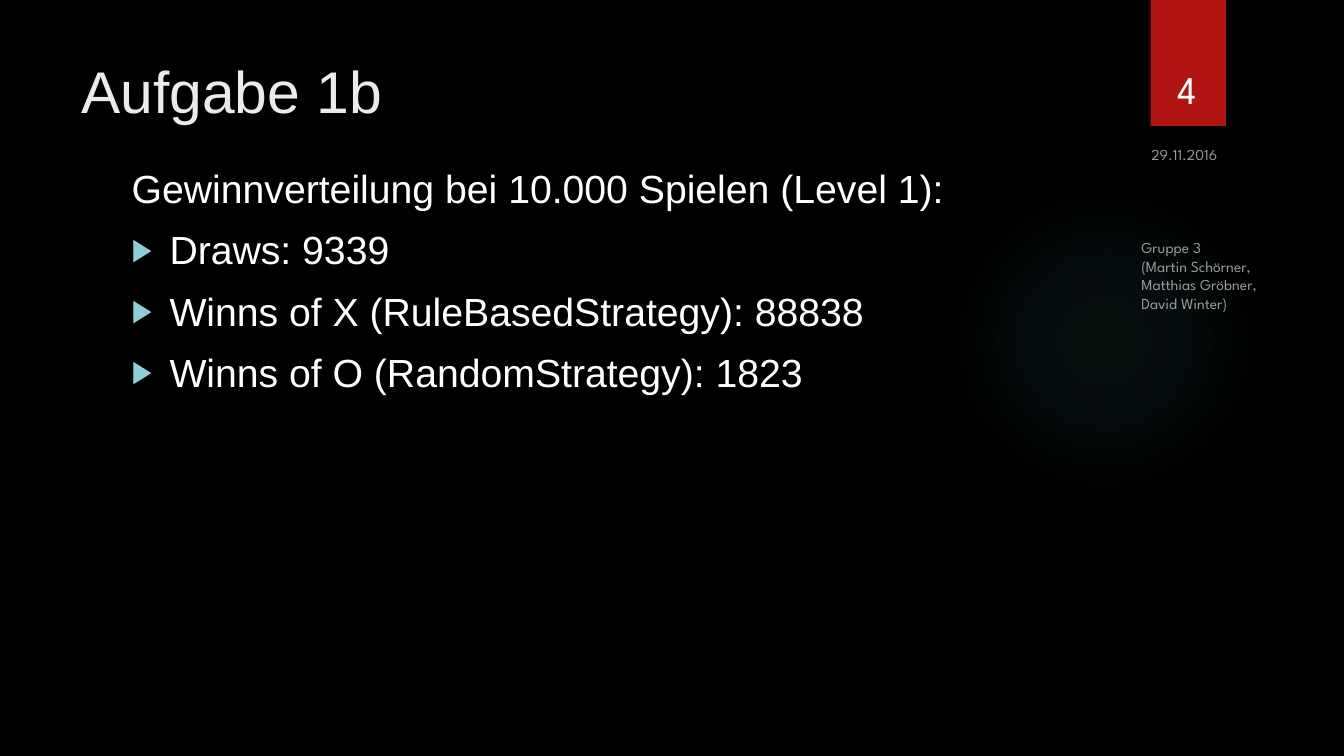
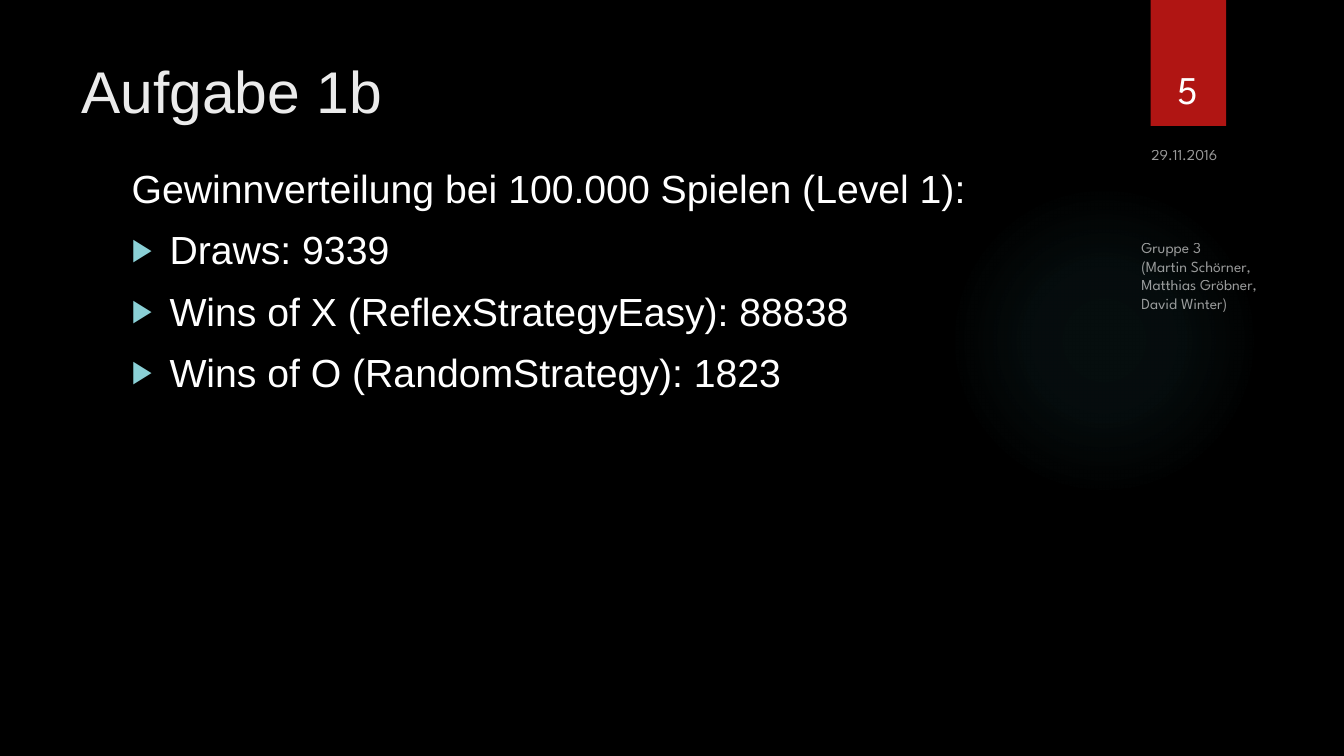
Before and after one commit to SOAS-Uni-Augsburg/ws16-17-group-03, a slide deck: slide 5 of Blatt-06/Präsentation.pptx (slide 4 before the commit). Drawn at 1344x756 pixels with LibreOffice and Linux fonts; fonts in the diff are those of the drawing; background and template pictures are left out. Boxes give left, top, right and bottom in pixels: in the first picture for what was removed or moved away, otherwise in the second. Text is boxed around its words. In the diff, an @@ line names an element or a change of style, - is before the commit and + after.

Commit message:
SOAS-6_1: code for Aufgabe c + d

```diff
--- a/Blatt-06/Präsentation.pptx
+++ b/Blatt-06/Präsentation.pptx
@@ page number at (1177,78,1198,105): text changed @@
-4
+5
@@ text at (132,174,966,211): text changed @@
-Gewinnverteilung bei 10.000 Spielen (Level 1):
+Gewinnverteilung bei 100.000 Spielen (Level 1):
@@ text at (170,297,848,395): text changed @@
-▶ Winns of X (RuleBasedStrategy): 88838
-▶ Winns of O (RandomStrategy): 1823
+▶ Wins of X (ReflexStrategyEasy): 88838
+▶ Wins of O (RandomStrategy): 1823
```
Also in this commit, not shown: 3 other slides changed, 2 slides added, 5 other files.
